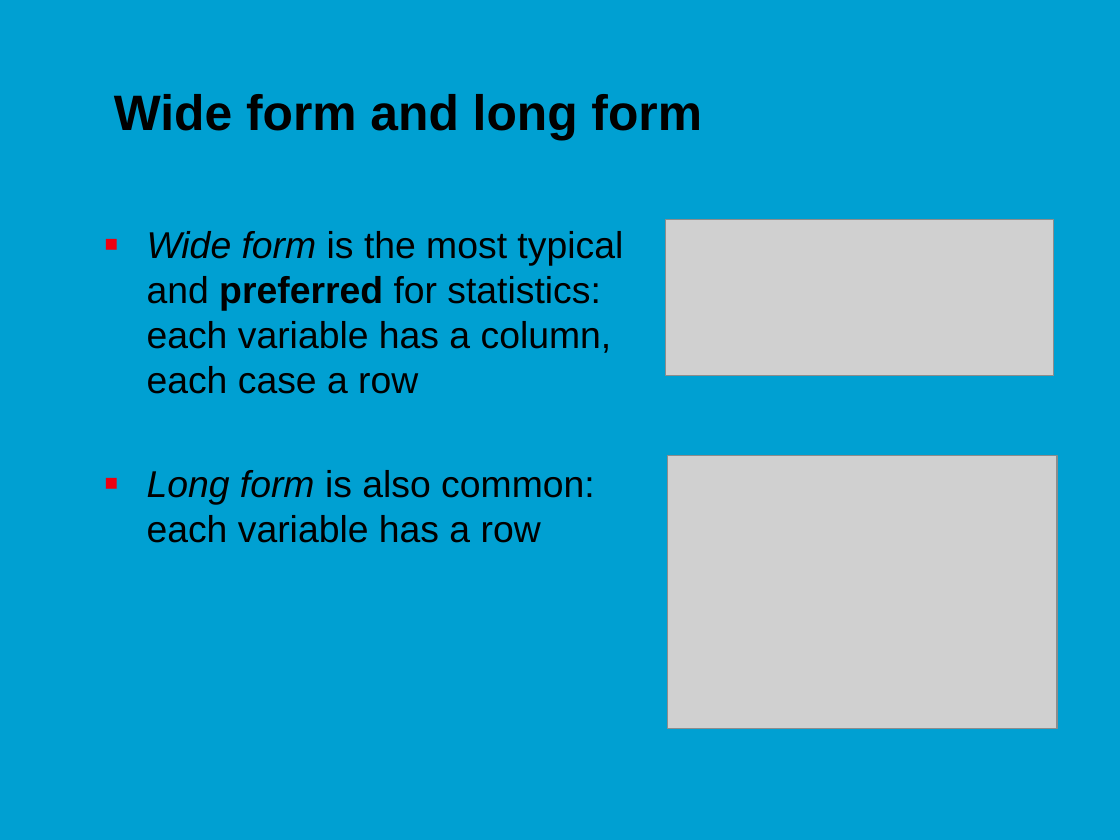
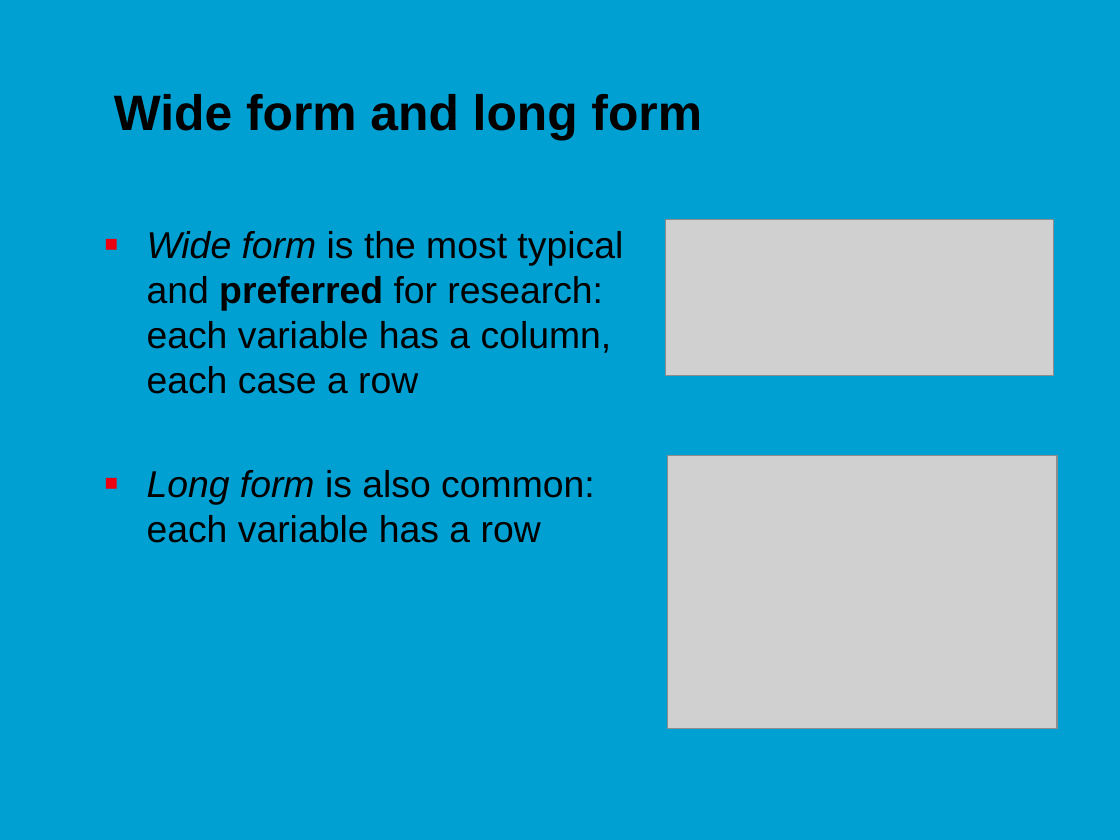
Before and after one commit to jonasmoons/data-driven-learning, a slide deck: slide 12 of slides/ddl-w4l1.pptx. Drawn at 1120x840 pixels with LibreOffice and Linux fonts; fonts in the diff are those of the drawing; grey boxes stand for pictures; background and template pictures are left out. Boxes give left, top, right and bottom in pixels: in the first picture for what was removed or moved away, otherwise in the second. Text is boxed around its words. In the diff, an @@ line names an element or a change of style, - is before the commit and + after.

```diff
--- a/slides/ddl-w4l1.pptx
+++ b/slides/ddl-w4l1.pptx
@@ text at [147, 231, 623, 394]: text changed @@
-■ Wide form is the most typical and preferred for statistics: each variable has a column, each case a row
+■ Wide form is the most typical and preferred for research: each variable has a column, each case a row
```
Also in this commit, not shown: 5 other slides changed, 9 other files.
